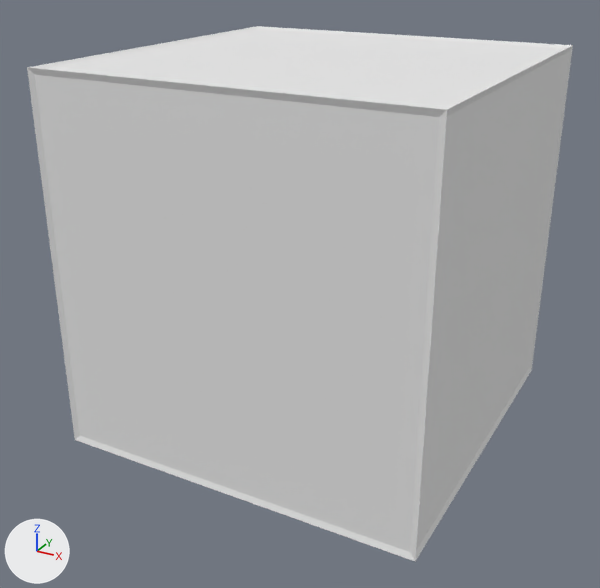
One commit to the Blender file res/blender/shapes/cube.blend: the scene before it, then after it.
Before and after are seen from a 50 mm camera at (0.989, -1.923, 0.797) aimed at (-0.026, -0.077, -0.126). The lights are fixed; the arrows at lower left show +X, +Y and +Z.

Before the edit, the objects in view are built like this:
```python
me_cube = bpy.data.meshes.new('Cube')
me_cube.from_pydata(...)  # a box spanning x -0.5..0.5, y -0.5..0.5, z -0.5..0.5
me_cube.materials.append(mat_material)  # white #e7e7e7
me_cube_001 = bpy.data.meshes.new('Cube.001')
me_cube_001.from_pydata(...)  # 40 vertices, 48 faces; spans x -0.506..0.506, y -0.506..0.506, z -0.506..0.506
me_cube_001.materials.append(mat_material_001)  # white #e7e7e7
ob_shape = bpy.data.objects.new('Shape', me_cube)
ob_shape.location = (0.0, 0.0, 0.0)
ob_wireframe = bpy.data.objects.new('WireFrame', me_cube_001)
ob_wireframe.location = (0.0, 0.0, 0.0)
```
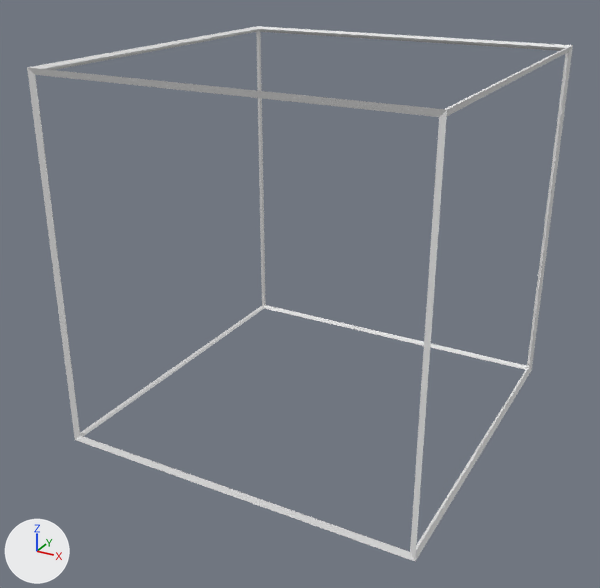
The change, as a diff of the scene's bpy script:
```diff
--- a/res/blender/shapes/cube.blend.py
+++ b/res/blender/shapes/cube.blend.py
@@ ob_shape @@
 ob_shape.location = (0.0, 0.0, 0.0)
+ob_shape.hide_render = True
```

What differs and where, as boxes (x1, y1, x2, y2) in the pictures (600 x 588 px):
'Shape', hidden: before (35, 29, 569, 552)
